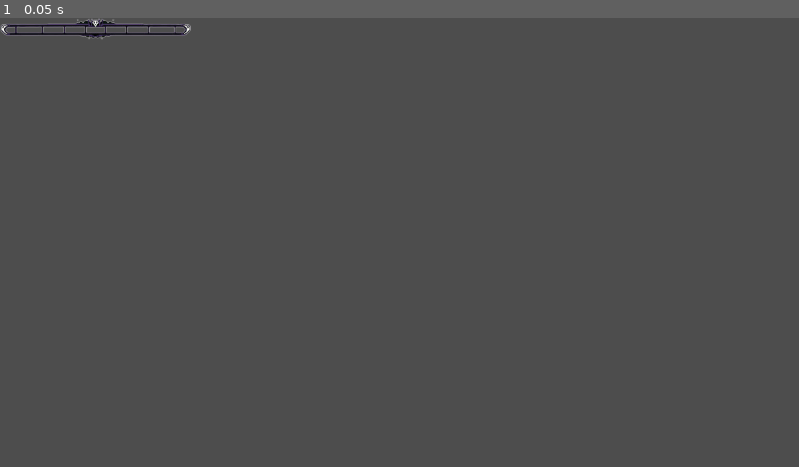
Above: before the commit, frame 1.
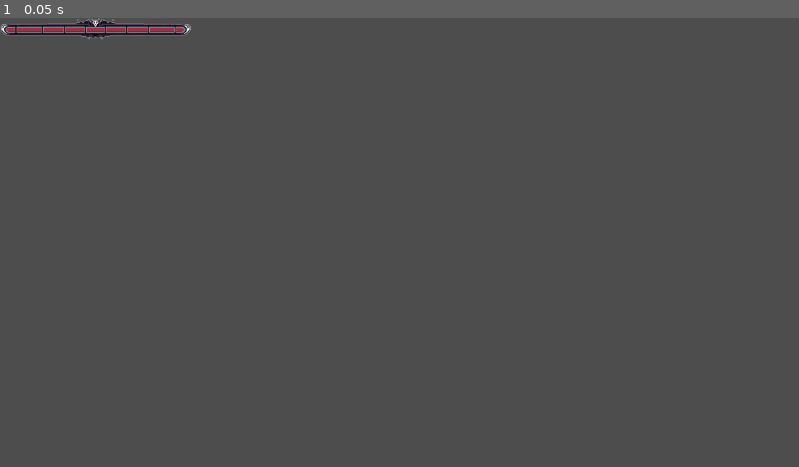
Above: after the commit, the same moment.

Repository: Ry645/ProjectBossClicker
Game: Godot game, scene res://bossHealthBar/boss_health_bar.tscn
Two runs of this game, one before a commit and one after it. Both use one fixed random seed, a clock stepped at 60 frames per second and the inputs below. This scene is started directly instead of the project's main scene.
Inputs:
- Up to frame 1 (0.05 s): no input

The runs differ from the first frame. In frame 1, 0.2% of the frame differs, in the area x 0-24%, y 2-4%.

Commit message:
Revert "reverting this"
This reverts commit 40c9cf6c9ebaab64cc4216be58d6786dd9adf38e.

Diff:
--- a/bossHealthBar/boss_health_bar.gd
+++ b/bossHealthBar/boss_health_bar.gd
@@ -1,4 +1,4 @@
-extends TextureRect
+extends TextureProgressBar
 
 
 # Called when the node enters the scene tree for the first time.
--- a/bossHealthBar/boss_health_bar.tscn
+++ b/bossHealthBar/boss_health_bar.tscn
@@ -1,8 +1,12 @@
-[gd_scene load_steps=3 format=3 uid="uid://cpgburtpjlamy"]
+[gd_scene load_steps=4 format=3 uid="uid://cpgburtpjlamy"]
 
 [ext_resource type="Script" path="res://bossHealthBar/boss_health_bar.gd" id="1_haw5m"]
 [ext_resource type="Texture2D" uid="uid://caahfpseahby" path="res://bossHealthBar/bossHealthBarBorder.png" id="1_vv8m7"]
+[ext_resource type="Texture2D" uid="uid://b6b0kxs64ccsm" path="res://bossHealthBar/bossHealthBarProgress.png" id="2_qi3e6"]
 
-[node name="bossHealthBar" type="TextureRect"]
-texture = ExtResource("1_vv8m7")
+[node name="bossHealthBar" type="TextureProgressBar"]
+value = 100.0
+texture_over = ExtResource("1_vv8m7")
+texture_progress = ExtResource("2_qi3e6")
+texture_progress_offset = Vector2(7, 13)
 script = ExtResource("1_haw5m")
